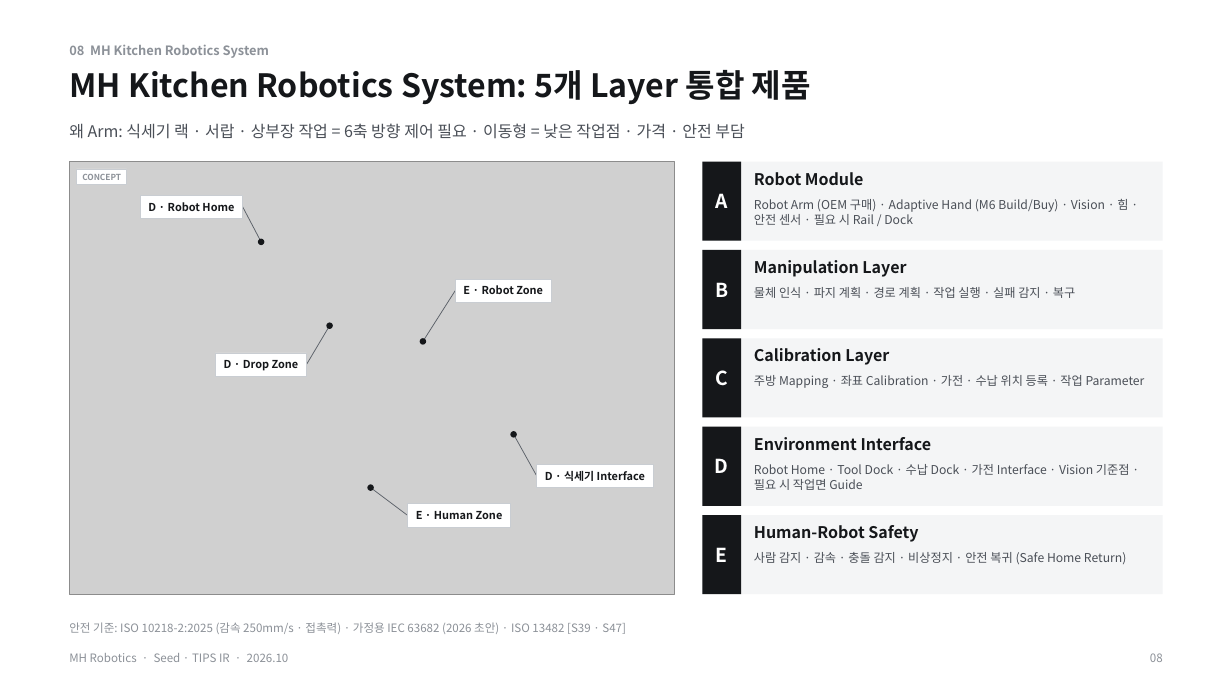
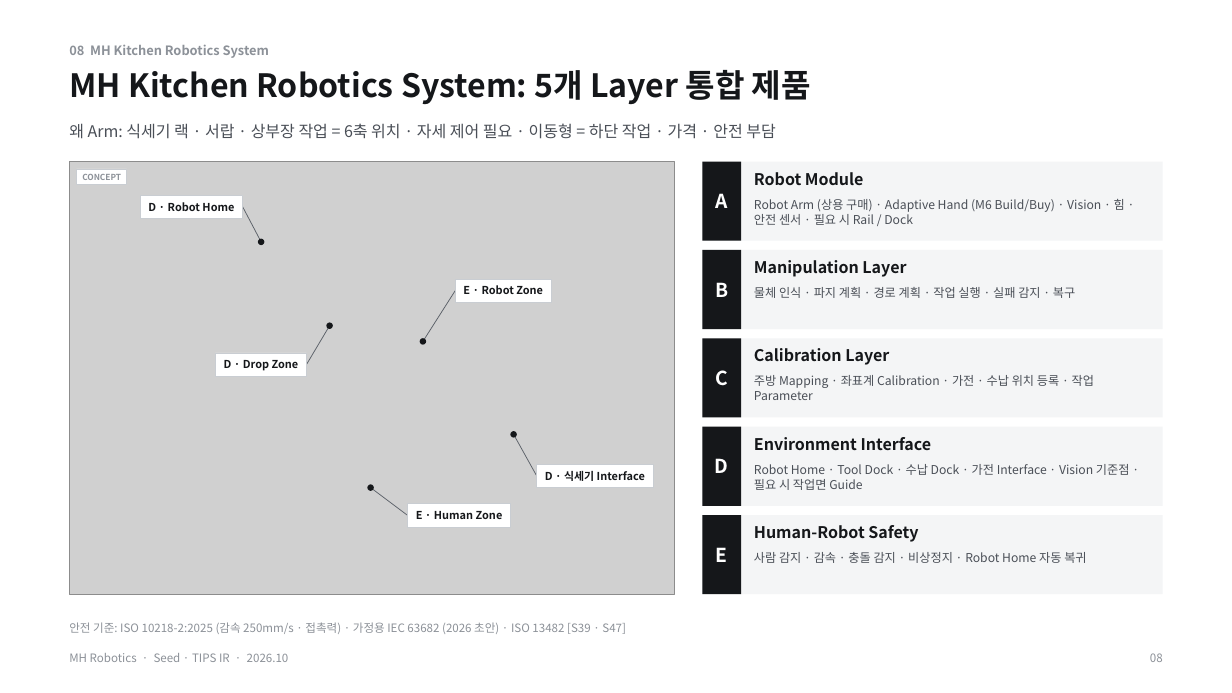
Before and after one commit to kimdonghyun2789-hash/D, a slide deck: slide 8 of MH/MH_Robotics_Seed_TIPS_IR_Final.pptx. Drawn at 1232x693 pixels with LibreOffice and Linux fonts; fonts in the diff are those of the drawing; grey boxes stand for pictures. Boxes give left, top, right and bottom in pixels: in the first picture for what was removed or moved away, otherwise in the second. Text is boxed around its words. In the diff, an @@ line names an element or a change of style, - is before the commit and + after.

```diff
--- a/MH/MH_Robotics_Seed_TIPS_IR_Final.pptx
+++ b/MH/MH_Robotics_Seed_TIPS_IR_Final.pptx
@@ text at [69,123,776,139]: text changed @@
-왜 Arm: 식세기 랙 · 서랍 · 상부장 작업 = 6축 방향 제어 필요 · 이동형 = 낮은 작업점 · 가격 · 안전 부담
+왜 Arm: 식세기 랙 · 서랍 · 상부장 작업 = 6축 위치 · 자세 제어 필요 · 이동형 = 하단 작업 · 가격 · 안전 부담
@@ text at [754,199,1125,225]: text changed @@
-Robot Arm (OEM 구매) · Adaptive Hand (M6 Build/Buy) · Vision · 힘 · 안전 센서 · 필요 시 Rail / Dock
+Robot Arm (상용 구매) · Adaptive Hand (M6 Build/Buy) · Vision · 힘 · 안전 센서 · 필요 시 Rail / Dock
@@ text at [754,375,1094,400]: text changed @@
-주방 Mapping · 좌표 Calibration · 가전 · 수납 위치 등록 · 작업 Parameter
+주방 Mapping · 좌표계 Calibration · 가전 · 수납 위치 등록 · 작업 Parameter
@@ text at [754,552,1086,563]: text changed @@
-사람 감지 · 감속 · 충돌 감지 · 비상정지 · 안전 복귀 (Safe Home Return)
+사람 감지 · 감속 · 충돌 감지 · 비상정지 · Robot Home 자동 복귀
```
Also in this commit, not shown: 42 other slides changed, 34 other files.
